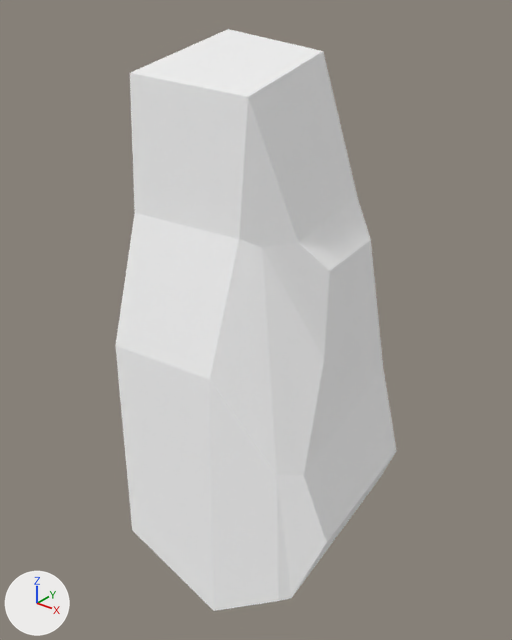
Before and after pictures for a commit that changed the glTF model assets/nature_lowpoly/Rock_Moss_1.glb.
Before and after are seen from a 50 mm camera at (0.78, -0.919, 0.863) aimed at (0.055, -0.012, 0.3). Lighting does not change. The marker at lower left points along +X, +Y and +Z. The first picture is the older version.

In view in the first picture: 'Rock_Moss_1'.
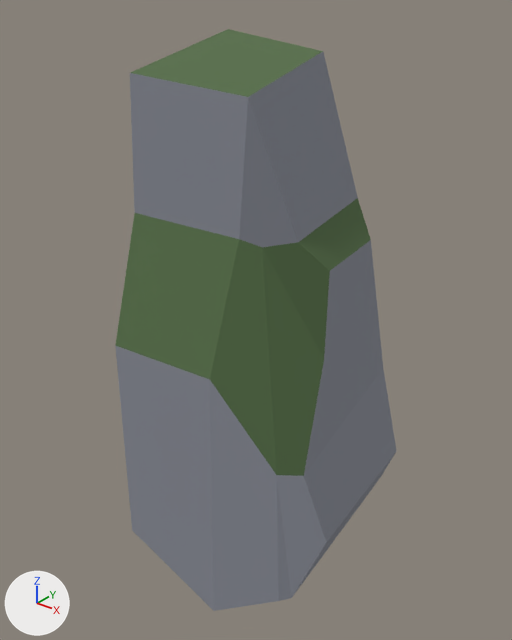
What the commit changed:
In material 'Rock' (mat_rock), metallic goes from 1.0 to 0.0.
Material 'Rock' (mat_rock) changes colour from white #ffffff to grey #878b96; in linear values from (1.0, 1.0, 1.0) to (0.244, 0.258, 0.303).
In material 'Rock' (mat_rock), roughness goes from 1.0 to 0.9.
In material 'Green' (mat_green), metallic goes from 1.0 to 0.0.
Material 'Green' (mat_green) changes colour from white #ffffff to dark green #536d45; in linear values from (1.0, 1.0, 1.0) to (0.0874, 0.152, 0.0599).

Location of each change, (x1, y1, x2, y2) in pixels of the pictures (512 x 640 px):
'Rock_Moss_1', recoloured, surface changed (darker): (115, 29, 396, 611) in both
